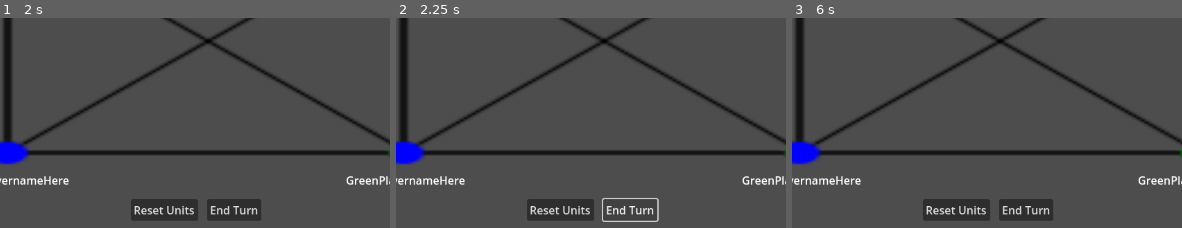
Above: before the commit, frames 1-3 (left to right).
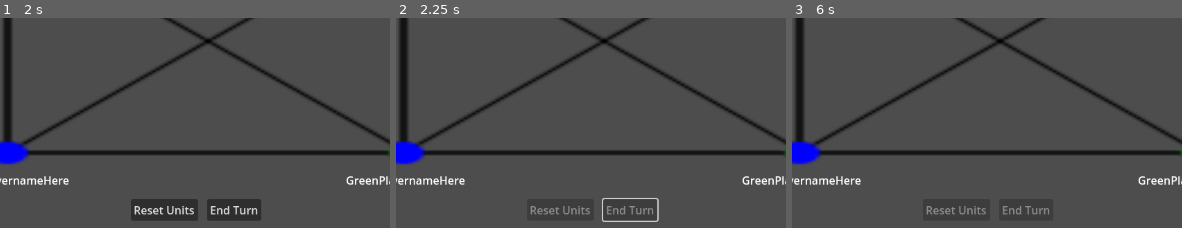
Above: after the commit, the same moments.

Repository: OneWhoLepps/TribalDynamics
Game: Godot game, scene res://Scenes/TutorialLobbyScene.tscn
Same seed, same stepped clock (60 frames per second), same inputs: the game is played once before the commit and once after it.
Inputs (mouse positions are % of the whole screen's width and height, from its top left):
- Up to frame 1 (2 s): click (17, 8) at 0.52 s; type "12" at 0.6 s; click (55, 9) at 0.75 s; type "Alex" at 0.83 s; click "Restart game" at 1.25 s
- Up to frame 2 (2.25 s): click "End Turn" at 2 s
- Up to frame 3 (6 s): click "Restart game" at 2.75 s; click "Restart game" at 3.5 s; click "End Turn" at 4.25 s; click (52, 96) at 5 s, where only the run before the commit has a clickable "End Turn"; click "Host" at 5.75 s
The pictures show only the part of the screen within x 22-72%, y 50-100%; the shares and areas given below are measured in that part.

Frame 1 is identical in both runs. In frame 2, 0.5% of the frame differs, in the area x 34-66%, y 89-94%; in frame 3, 0.4%.

Commit message:
Victory resolving correctly!
-add victory overlay
-use dead player id list to see who wins

Diff:
--- a/Scenes/GameBoard.tscn
+++ b/Scenes/GameBoard.tscn
@@ -68,6 +68,9 @@
 func _on_button_down():
 	pass # Replace with function body.
 "
+
+[sub_resource type="LabelSettings" id="LabelSettings_pkhoi"]
+font_color = Color(61.17, 63.298, 1, 1)
 
 [node name="GameBoard" type="Node2D"]
 script = ExtResource("1_ywyfp")
@@ -466,3 +469,31 @@
 position = Vector2(599, 363.5)
 scale = Vector2(1.44, 1.40591)
 texture = ExtResource("3_l3wer")
+
+[node name="OverlayContainer" type="Control" parent="."]
+visible = false
+layout_mode = 3
+anchors_preset = 0
+offset_top = 102.0
+offset_right = 1157.0
+offset_bottom = 643.0
+
+[node name="VictoryLabel" type="Label" parent="OverlayContainer"]
+z_index = 4
+layout_mode = 2
+offset_left = 562.0
+offset_top = 240.0
+offset_right = 602.0
+offset_bottom = 263.0
+label_settings = SubResource("LabelSettings_pkhoi")
+
+[node name="BlurRect" type="ColorRect" parent="OverlayContainer"]
+z_index = 3
+layout_mode = 2
+anchor_right = 1.0
+anchor_bottom = 1.0
+offset_top = 36.0
+offset_bottom = 5.0
+grow_horizontal = 2
+grow_vertical = 2
+color = Color(0, 0, 0, 0.501961)
--- a/Scenes/TutorialMultiplayerController.gd
+++ b/Scenes/TutorialMultiplayerController.gd
@@ -63,14 +63,6 @@
 	var scene = preload("res://Scenes/GameBoard.tscn").instantiate()
 	scene.name = "GameBoard"
 	get_tree().root.add_child(scene)
-
-	#start_game_on_clients.rpc()
-#
-#@rpc("any_peer")
-#func start_game_on_clients():
-	#var scene = preload("res://Scenes/GameBoard.tscn").instantiate()
-	#scene.name = "GameBoard"
-	#get_tree().root.add_child(scene)
 
 @rpc("any_peer", "call_local")
 func RemoveColorFromUnassignedList():
@@ -194,3 +186,6 @@
 	var new_game_scene = preload("res://Scenes/GameBoard.tscn").instantiate()
 	new_game_scene.name = "GameBoard"
 	get_tree().root.add_child(new_game_scene)
+	var overlay := new_game_scene.get_node("OverlayContainer")
+	if overlay:
+		overlay.visible = false
--- a/Scripts/GameBoard.gd
+++ b/Scripts/GameBoard.gd
@@ -12,6 +12,8 @@
 var ButtonsUsedToAttackGivenColorDictionary
 const minimumStoredUnitCount = 0
 var ended_turn_players = []
+var deadPlayerIds
+var alivePlayerCount
 
 # Called when the node enters the scene tree for the first time.
 func _ready():
@@ -61,6 +63,9 @@
 		2: [$PlayerRed/ButtonRoG, $PlayerBlue/ButtonBoG, $PlayerYellow/ButtonYoG],
 		3: [$PlayerRed/ButtonRoY, $PlayerBlue/ButtonBoY, $PlayerGreen/ButtonGoY]
 	}
+	deadPlayerIds = []
+
+	alivePlayerCount = GameManager.Players.size()
 
 	populate_UI_dictionary.rpc(GameManager.Players)
 	assign_UI_to_players.rpc(GameManager.Players)
@@ -89,24 +94,6 @@
 					control.visible = true
 					control.disabled = false
 
-#func _on_end_turn_pressed():
-	#var my_id = multiplayer.get_unique_id()
-	#notify_end_turn.rpc_id(1, my_id)  # Send to host
-#
-#@rpc("any_peer", "call_local")
-#func notify_end_turn(player_id: int):
-	#if player_id in ended_turn_players:
-		#return  # Avoid double-count
-#
-	#ended_turn_players.append(player_id)
-#
-	## Check if all players are done
-	#if ended_turn_players.size() == GameManager.Players.size():
-		#print("Resolving combat!")
-		#resolve_combat()
-		#reset_lane_labels.rpc()
-		#reset_stored_units.rpc()
-
 func resolve_combat():
 	var laneCombinations = {
 		"RedBlue": [$PlayerRed/RoBCount.text, $PlayerBlue/BoRCount.text],
@@ -178,7 +165,6 @@
 		p2_hp_change
 	]
 func roll_combat_dice(player1Count: int, player2Count: int) -> Dictionary:
-	# If either side has no units, return empty arrays
 	if player1Count == 0 and player2Count == 0:
 		return {
 			"player1_rolls": [],
@@ -203,15 +189,15 @@
 func handleAndDisableDeaths():
 	var all_defeated := true  # Assume all are defeated unless we find one alive
 	for player_id in GameManager.Players.keys():
+		unlock_player_unit_selections(player_id)
 		if GameManager.Players[player_id].health <= 0:
-			print("Player " + str(player_id) + " has been defeated.")
-
-			# Disable their buttons
+			if player_id not in deadPlayerIds:
+				deadPlayerIds.append(player_id)
+				alivePlayerCount -= 1
+			lockin_player_unit_selections(player_id)
 			if PlayerClickableButtons.has(player_id):
 				for button in PlayerClickableButtons[player_id]:
 					button.disabled = true
-
-			# Optionally gray out or hide their UI
 			if UIDictionary.has(player_id):
 				for control in UIDictionary[player_id]:
 					control.modulate = Color(0.5, 0.5, 0.5, 0.7)  # semi-transparent gray
@@ -219,16 +205,51 @@
 				for control in ButtonsUsedToAttackGivenColorDictionary[GameManager.Players[player_id].color]:
 					control.disabled = true;
 		else:
-			all_defeated = false  # Found at least one player still alive
-	# Do something if ALL players are defeated
+			all_defeated = false
+
 	if all_defeated:
-		print("All players have been defeated!")
-		# Insert your logic here:
-		# - Show a game over screen
-		# - Reset the game
-		# - Announce a draw
-		# - Return to lobby, etc.
 		show_game_over_screen.rpc()
+
+	if(alivePlayerCount == 1):
+		var alivePlayer
+		for player in GameManager.Players:
+			if player not in deadPlayerIds:
+				alivePlayer = GameManager.Players[player]
+				showVictoryScreen.rpc(alivePlayer.name)
+
+func lockin_player_unit_selections(player_id):
+	disable_given_player_end_turn_button.rpc_id(player_id)
+	disable_given_player_reset_units_button.rpc_id(player_id)
+func unlock_player_unit_selections(player_id):
+	enable_given_player_end_turn_button.rpc_id(player_id)
+	enable_given_player_reset_units_button.rpc_id(player_id)
+	pass
+
+@rpc("any_peer", "call_local")
+func showVictoryScreen(playername):
+	print(playername + " wins!")
+
+	var overlay = get_node("OverlayContainer")
+	overlay.visible = true
+
+	var label = overlay.get_node("VictoryLabel")
+	label.text = "%s wins!" % playername
+
+@rpc("any_peer", "call_local")
+func disable_given_player_end_turn_button():
+	$EndTurn.disabled = true
+
+@rpc("any_peer", "call_local")
+func enable_given_player_end_turn_button():
+	$EndTurn.disabled = false
+
+@rpc("any_peer", "call_local")
+func disable_given_player_reset_units_button():
+	$ResetUnitsButton.disabled = true
+
+@rpc("any_peer", "call_local")
+func enable_given_player_reset_units_button():
+	$ResetUnitsButton.disabled = false
 
 @rpc("any_peer", "call_local")
 func show_game_over_screen():
@@ -237,19 +258,6 @@
 		lose_screen.visible = true
 	else:
 		print("ERROR: Could not find EveryoneLosesScreen")
-
-@rpc("any_peer", "call_local")
-func reset_lane_labels():
-	for player_id in UIDictionary.keys():
-		for control in UIDictionary[player_id]:
-			if control is Label and "Count" in control.name and "Stored" not in control.name:
-				control.text = "0"
-@rpc("any_peer", "call_local")
-func reset_stored_units():
-	for player_id in GameManager.Players.keys():
-		var color = GameManager.Players[player_id].color
-		var stored_label = MapPlayerToStoredUnitContLabel(color)
-		stored_label.text = "3"
 
 @rpc("any_peer", "call_local")
 func hookup_laneButton_handlers(Players):
@@ -310,7 +318,6 @@
 			var color = GameManager.Players[player_id].color
 			var color_str = ConvertColorIntToColorString(color).capitalize()
 			UpdatePlayerHealth(player_id)
-
 func UpdatePlayerHealth(player):
 		match GameManager.Players[player].color:
 			0:
@@ -321,8 +328,6 @@
 				$PlayerGreen/LabelGreenHP.text = str(GameManager.Players[player].health)
 			3:
 				$PlayerYellow/LabelYellowHP.text = str(GameManager.Players[player].health)
-
-
 @rpc("any_peer", "call_local")
 func UpdatePlayerHealthRpc(player):
 		match GameManager.Players[player].color:
@@ -338,7 +343,6 @@
 func _on_reset_units_button_pressed():
 	var my_id = multiplayer.get_unique_id()
 	reset_player_units.rpc_id(1, my_id)
-
 @rpc("any_peer", "call_local")
 func reset_all_player_units(Players):
 	for player in Players.keys():
@@ -347,7 +351,6 @@
 func reset_player_units(player_id: int):
 	if not GameManager.Players.has(player_id):
 		return
-
 	var color = GameManager.Players[player_id].color
 	reset_units_ui.rpc(color)
 @rpc("any_peer", "call_local")
@@ -370,11 +373,11 @@
 func notify_end_turn(player_id: int):
 	if player_id in ended_turn_players:
 		return  # Avoid double-count
-
 	ended_turn_players.append(player_id)
+	lockin_player_unit_selections(player_id)
 
 	# Check if all players are done
-	if ended_turn_players.size() == GameManager.Players.size():
+	if ended_turn_players.size() == alivePlayerCount:
 		print("Resolving combat!")
 		resolve_combat()
 		reset_all_player_units.rpc(GameManager.Players)
@@ -508,9 +511,6 @@
 			return player_id
 	return -1
 
-func _on_restart_button_pressed():
-	get_tree().reload_current_scene()
-
 # Called every frame. 'delta' is the elapsed time since the previous frame.
 func _process(delta):
 	pass
Not shown: 1 places in Scenes/GameBoard.tscn that only renumber resources
